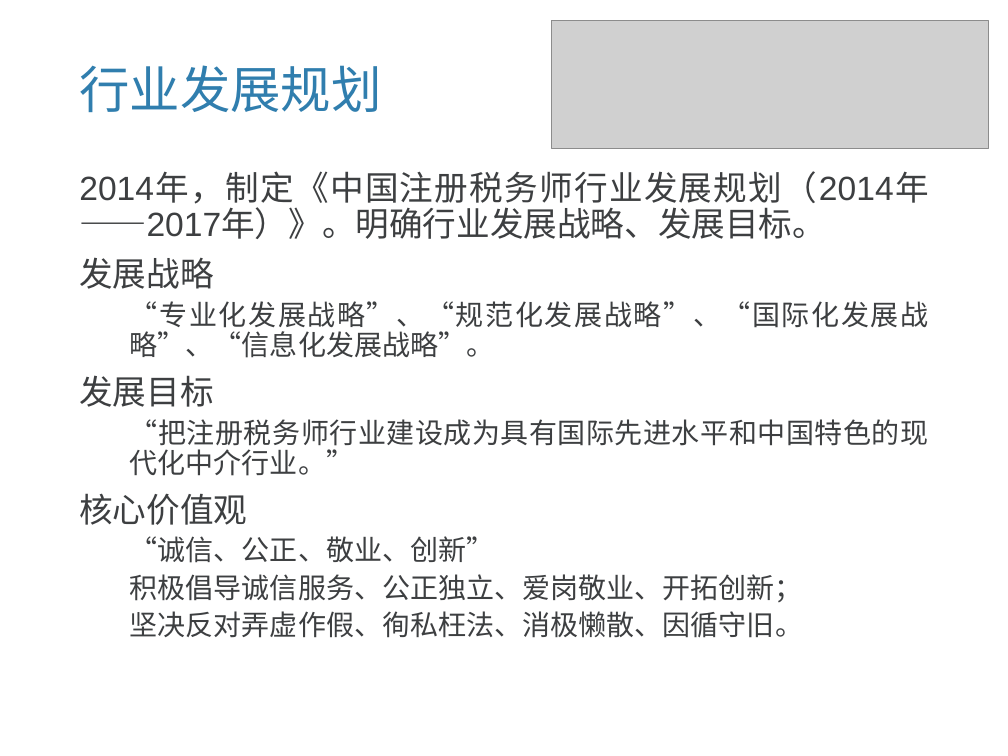
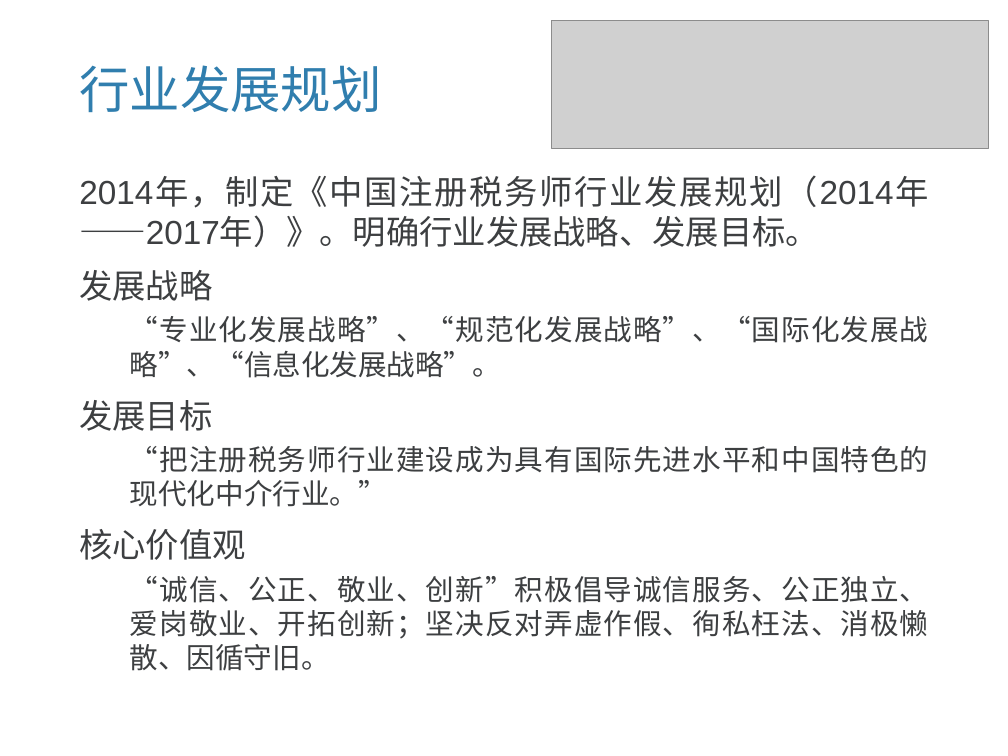
Before and after one commit to livejq/OfficeUtils, a slide deck: slide 6 of temp/PPT.pptx. Drawn at 1008x756 pixels with LibreOffice and Linux fonts; fonts in the diff are those of the drawing; grey boxes stand for pictures; background and template pictures are left out. Boxes give left, top, right and bottom in pixels: in the first picture for what was removed or moved away, otherwise in the second. Text is boxed around its words. In the diff, an @@ line names an element or a change of style, - is before the commit and + after.

```diff
--- a/temp/PPT.pptx
+++ b/temp/PPT.pptx
@@ text at <box>79,178,929,560</box>: size 24 to 23.8 pt in "2014年，制定《中国注册税务师行业发展规划（2014年——2017年）》。明确行业发展战略、发展目标。", "发展战略", "发展目标", "核心价值观"; size 20 to 20.4 pt in "“专业化发展战略”、“规范化发展战略”、“国际化发展战略”、“信息化发展战略”。", "“把注册税务师行业建设成为具有国际先进水平和中国特色的现代化中介行业。”"; line spacing 0.9 to 1 @@
@@ text at <box>130,576,929,671</box>: text changed; size 20 to 20.4 pt @@
-  “诚信、公正、敬业、创新”
-  积极倡导诚信服务、公正独立、爱岗敬业、开拓创新；
-  坚决反对弄虚作假、徇私枉法、消极懒散、因循守旧。
+  “诚信、公正、敬业、创新”积极倡导诚信服务、公正独立、爱岗敬业、开拓创新；坚决反对弄虚作假、徇私枉法、消极懒散、因循守旧。
```
Also in this commit, not shown: 9 other slides changed, 27 other files.
